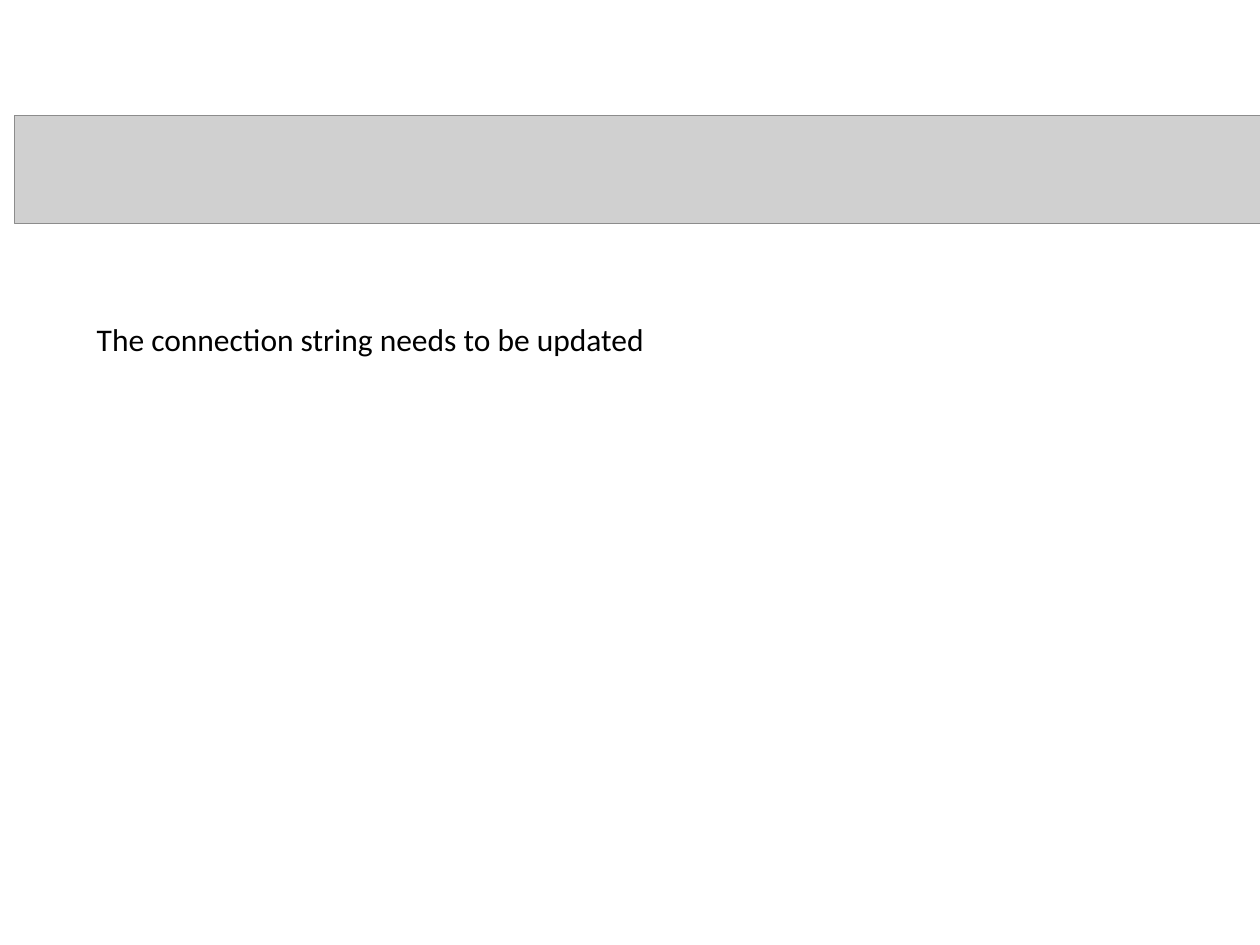
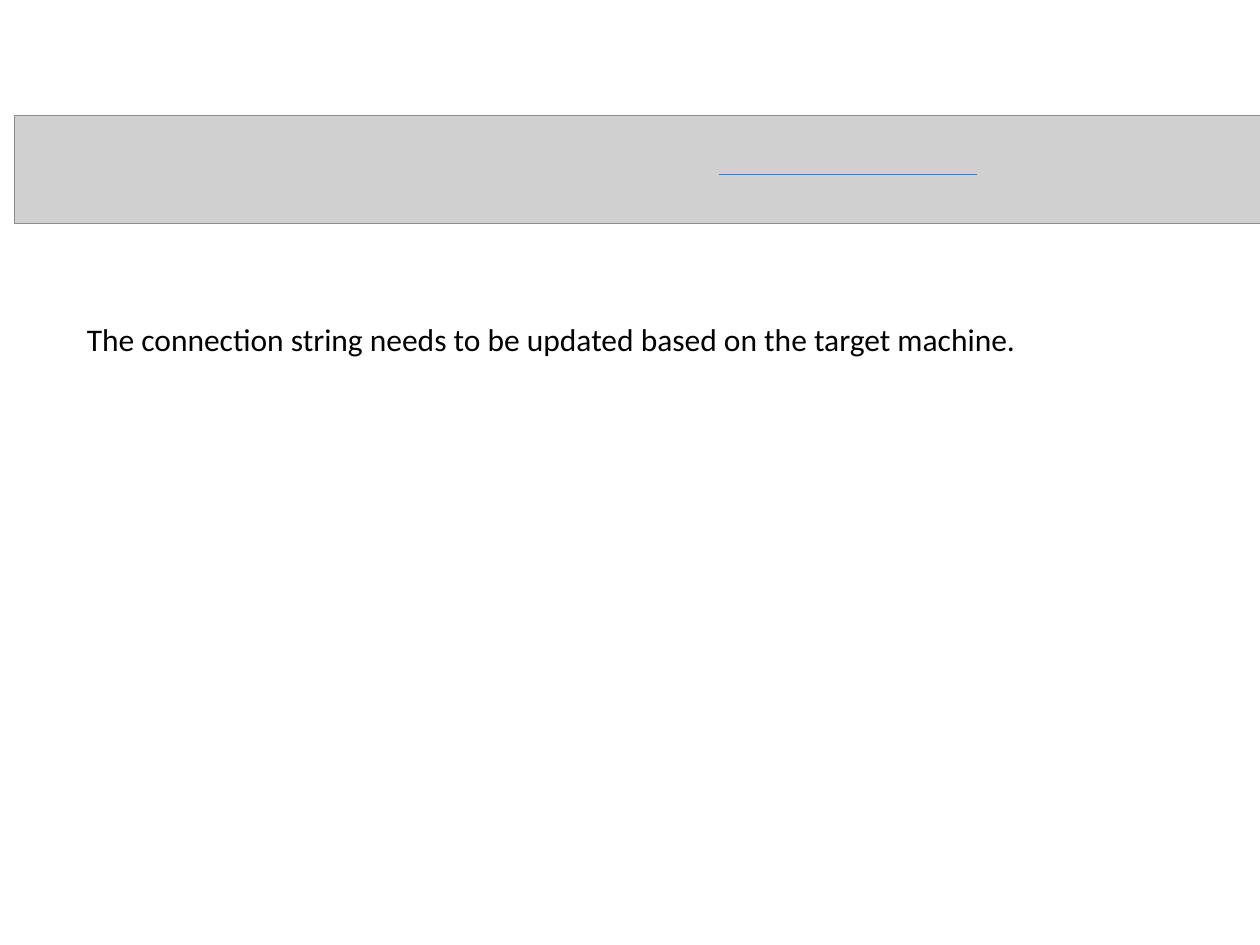
Before and after one commit to MehaJain/PowerDiaryChat, a slide deck: slide 3 of Power Diary Solution.pptx. Drawn at 1260x945 pixels with LibreOffice and Linux fonts; fonts in the diff are those of the drawing; grey boxes stand for pictures. Boxes give left, top, right and bottom in pixels: in the first picture for what was removed or moved away, otherwise in the second. Text is boxed around its words. In the diff, an @@ line names an element or a change of style, - is before the commit and + after.

Commit message:
Updated Ppt

```diff
--- a/Power Diary Solution.pptx
+++ b/Power Diary Solution.pptx
@@ line added from (719, 175) to (978, 175), #4B7EBC 0.75 pt @@
@@ text at bbox=[87, 329, 1014, 357]: text changed @@
-The connection string needs to be updated
+The connection string needs to be updated based on the target machine.
```
